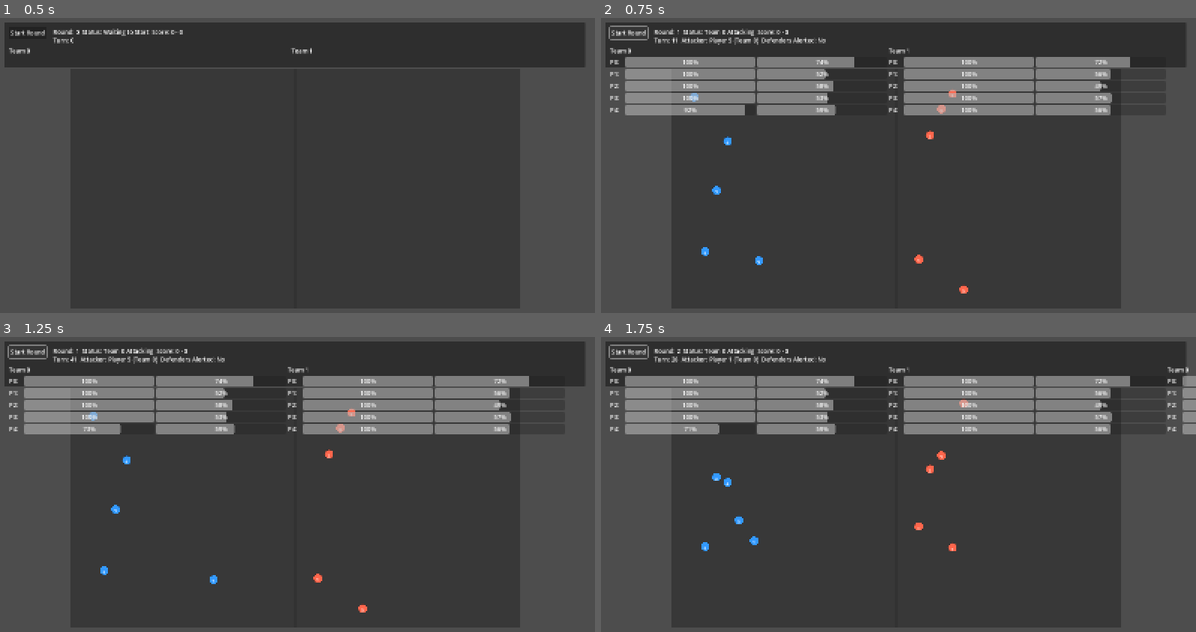
Above: before the commit, frames 1-4 (two rows, left to right).
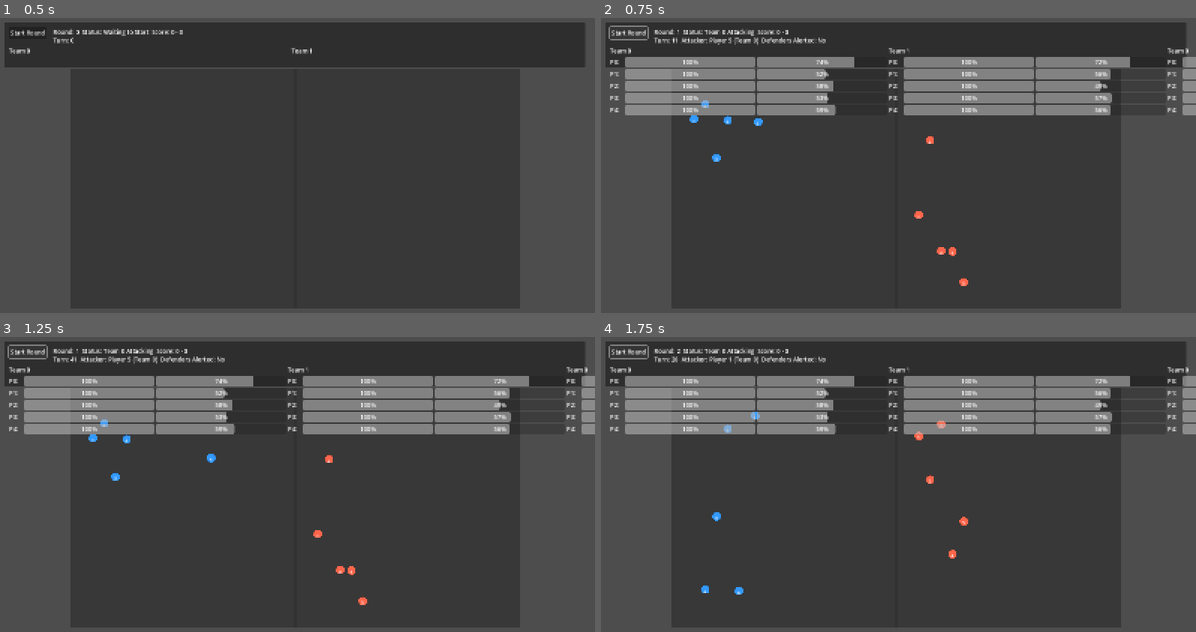
Above: after the commit, the same moments.

Repository: jami47/Hadudu-AI-Game
Game: Godot game, scene res://game/Game.tscn
Two runs of this game, one before a commit and one after it. Both use one fixed random seed, a clock stepped at 60 frames per second and the inputs below.
Inputs:
- Up to frame 1 (0.5 s): no input
- Up to frame 2 (0.75 s): click "Start Round" at 0.5 s
- Up to frame 3 (1.25 s): no input
- Up to frame 4 (1.75 s): click "Start Round" at 1.25 s

Frame 1 is identical in both runs. In frame 2, 1.3% of the frame differs, in the area x 13-100%, y 10-94%; in frame 3, 1.4%; in frame 4, 0.9%.

Commit message:
3.03 - attacker moves to closest opponent but at too much speed. also the defender always seems to win

Diff:
--- a/game/Game.gd
+++ b/game/Game.gd
@@ -45,7 +45,7 @@
 	var players := _get_players()
 	for p in players:
 		p.regen(delta)
-		_clamp_to_field(p)
+		_clamp_to_field_with_restrictions(p)
 
 	# Check if we need to alert defenders (attacker got close to any defender)
 	if not _defenders_alerted:
@@ -134,8 +134,6 @@
 
 func _on_start_round_pressed() -> void:
 	print("[Game] Start Round pressed")
-	_round += 1
-	print("[Game] Round %d starting: spawning players..." % _round)
 	_running = false
 	_turn = 0
 	_rng.randomize()
@@ -332,26 +330,31 @@
 	pos.x = clamp(pos.x, r.position.x, r.position.x + r.size.x)
 	pos.y = clamp(pos.y, r.position.y, r.position.y + r.size.y)
 
-	# Enforce court restrictions for defenders
+	# Enforce court restrictions during active rounds
 	if _game_state == GameState.ROUND_ACTIVE:
-		var attacker := _get_attacker(_get_players())
-		var is_attacker := (attacker != null and p == attacker)
-
-		if not is_attacker:  # This is a defender
-			# Defenders must stay in their own court
-			if p.team == _defending_team:
-				if _defending_team == 0:  # Team 0 defends left side
-					pos.x = clamp(pos.x, r.position.x, center_x)
-				else:  # Team 1 defends right side
-					pos.x = clamp(pos.x, center_x, r.position.x + r.size.x)
+		var is_attacker : bool = (p.team == _attacking_team and p.player_id == _attacker_index) as bool #changed to bool
+
+		if not is_attacker:  # This is a defender or non-attacking player
+			# All non-attackers must stay in their own court
+			if p.team == 0:  # Team 0 stays on left side
+				pos.x = clamp(pos.x, r.position.x, center_x)
+			else:  # Team 1 stays on right side
+				pos.x = clamp(pos.x, center_x, r.position.x + r.size.x)
 
 	p.global_position = pos
 
 func _start_new_round() -> void:
+	_round += 1  # Increment round counter for new rounds after points
 	_game_state = GameState.ROUND_ACTIVE
 	_turn = 0
 	_defenders_alerted = false
 	_attacker_index = _rng.randi() % players_per_team  # Random attacker from attacking team
+
+	# Respawn all players in new random positions
+	_clear_players()
+	_spawn_players()
+	_build_hud_bars()
+
 	_running = true
 	print("[Game] Round %d started: Team %d attacking, Player %d is the attacker" % [_round, _attacking_team, _attacker_index + 1])
 	_update_hud()
@@ -371,7 +374,7 @@
 			break
 
 func _process_ai_moves(state: Dictionary, players: Array) -> void:
-	# Process attacker move
+	# Process attacker move - only the designated attacker should move initially
 	var attacker := _get_attacker(players)
 	if attacker != null:
 		var attacker_move := AI.get_attacker_move(state, _attacking_team, _attacker_index, ai_depth, move_distance, _defenders_alerted)
@@ -383,14 +386,18 @@
 			_apply_player_move(attacker, forced_move)
 			print("[Game] Forced attacker movement to prevent standstill")
 
-	# Process defender moves (only if alerted)
+	# Process defender moves (only if alerted and only defending team players)
 	if _defenders_alerted:
 		var defenders := _get_defenders(players)
 		var attacker_pos := attacker.global_position if attacker else Vector2.ZERO
 		for defender in defenders:
-			# Each defender gets their own AI move towards the attacker
-			var defender_move := AI.get_defender_move(state, _defending_team, defender.player_id, ai_depth, move_distance, attacker_pos)
-			_apply_player_move(defender, defender_move)
+			# Only move defenders from the defending team
+			if defender.team == _defending_team:
+				var defender_move := AI.get_defender_move(state, _defending_team, defender.player_id, ai_depth, move_distance, attacker_pos)
+				_apply_player_move(defender, defender_move)
+
+	# All other players (non-attacking team members and non-designated attacker) should not move
+	# They'll stay in place due to the restriction system
 
 func _apply_player_move(player: Node2D, move: Dictionary) -> void:
 	if move.has("delta") and move["delta"] != Vector2.ZERO:
